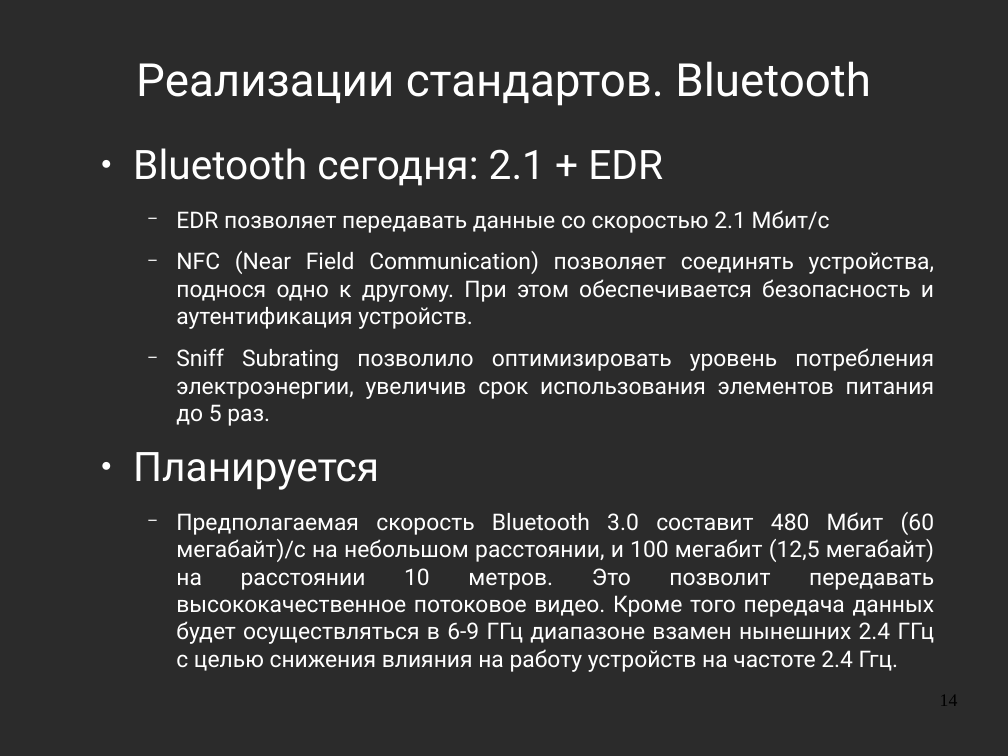
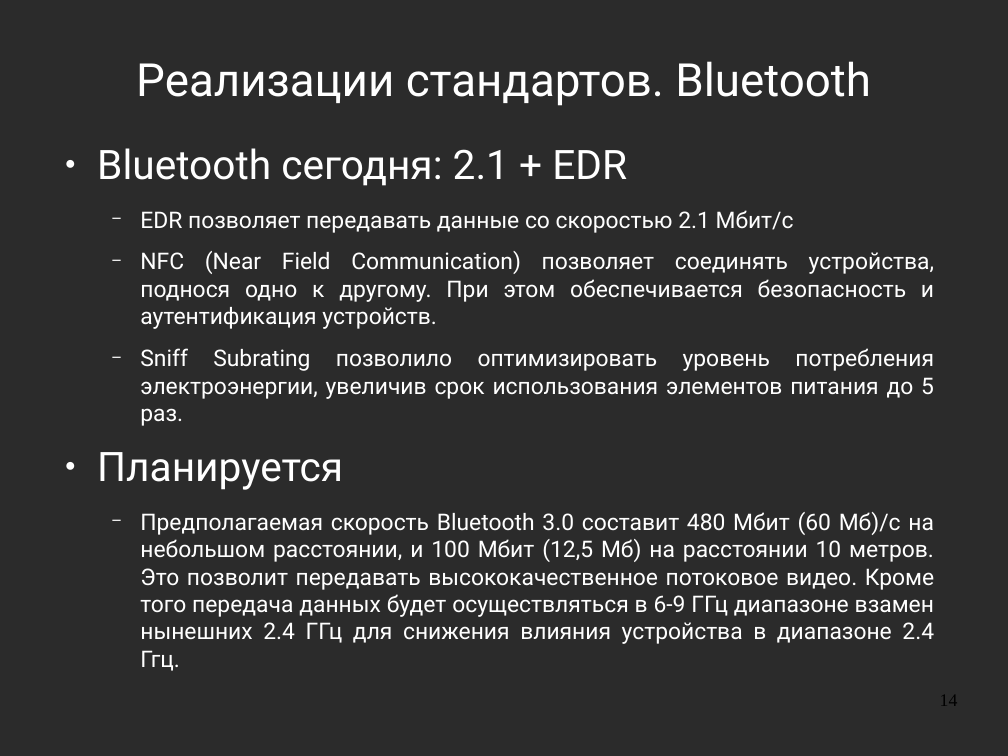
Before and after one commit to aeremenok/a-team-777, a slide deck: slide 14 of 10/smm/doc/eav_wireless.odp. Drawn at 1008x756 pixels with LibreOffice and Linux fonts; fonts in the diff are those of the drawing; background and template pictures are left out; a plain dark background stands for a picture behind light text. Boxes give left, top, right and bottom in pixels: in the first picture for what was removed or moved away, otherwise in the second. Text is boxed around its words. In the diff, an @@ line names an element or a change of style, - is before the commit and + after.

```diff
--- a/10/smm/doc/eav_wireless.odp
+++ b/10/smm/doc/eav_wireless.odp
@@ text "Bluetooth сегодня: 2.1 + EDR": place and size @@
-text "Bluetooth сегодня: 2.1 + EDR" at (133, 148, 935, 672)
+text "Bluetooth сегодня: 2.1 + EDR" at (97, 148, 934, 671)
@@ text at (140, 512, 934, 671): text changed @@
-  − Предполагаемая скорость Bluetooth 3.0 составит 480 Мбит (60 мегабайт)/с на небольшом расстоянии, и 100 мегабит (12,5 мегабайт) на расстоянии 10 метров. Это позволит передавать высококачественное потоковое видео. Кроме того передача данных будет осуществляться в 6-9 ГГц диапазоне взамен нынешних 2.4 ГГц с целью снижения влияния на работу устройств на частоте 2.4 Ггц.
+  − Предполагаемая скорость Bluetooth 3.0 составит 480 Мбит (60 Мб)/с на небольшом расстоянии, и 100 Мбит (12,5 Мб) на расстоянии 10 метров. Это позволит передавать высококачественное потоковое видео. Кроме того передача данных будет осуществляться в 6-9 ГГц диапазоне взамен нынешних 2.4 ГГц для снижения влияния устройства в диапазоне 2.4 Ггц.
```
Also in this commit, not shown: 22 other slides changed.
